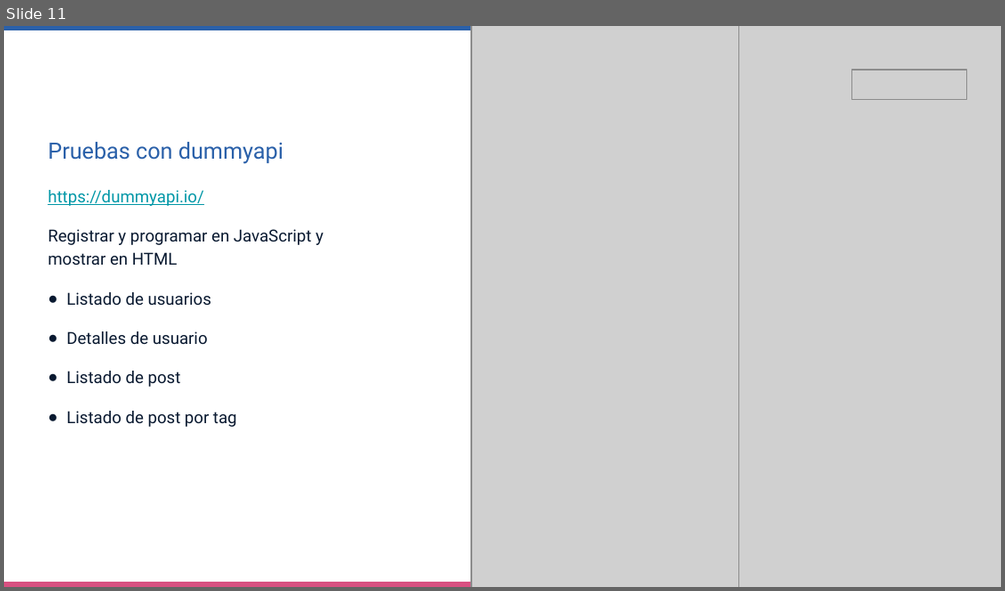
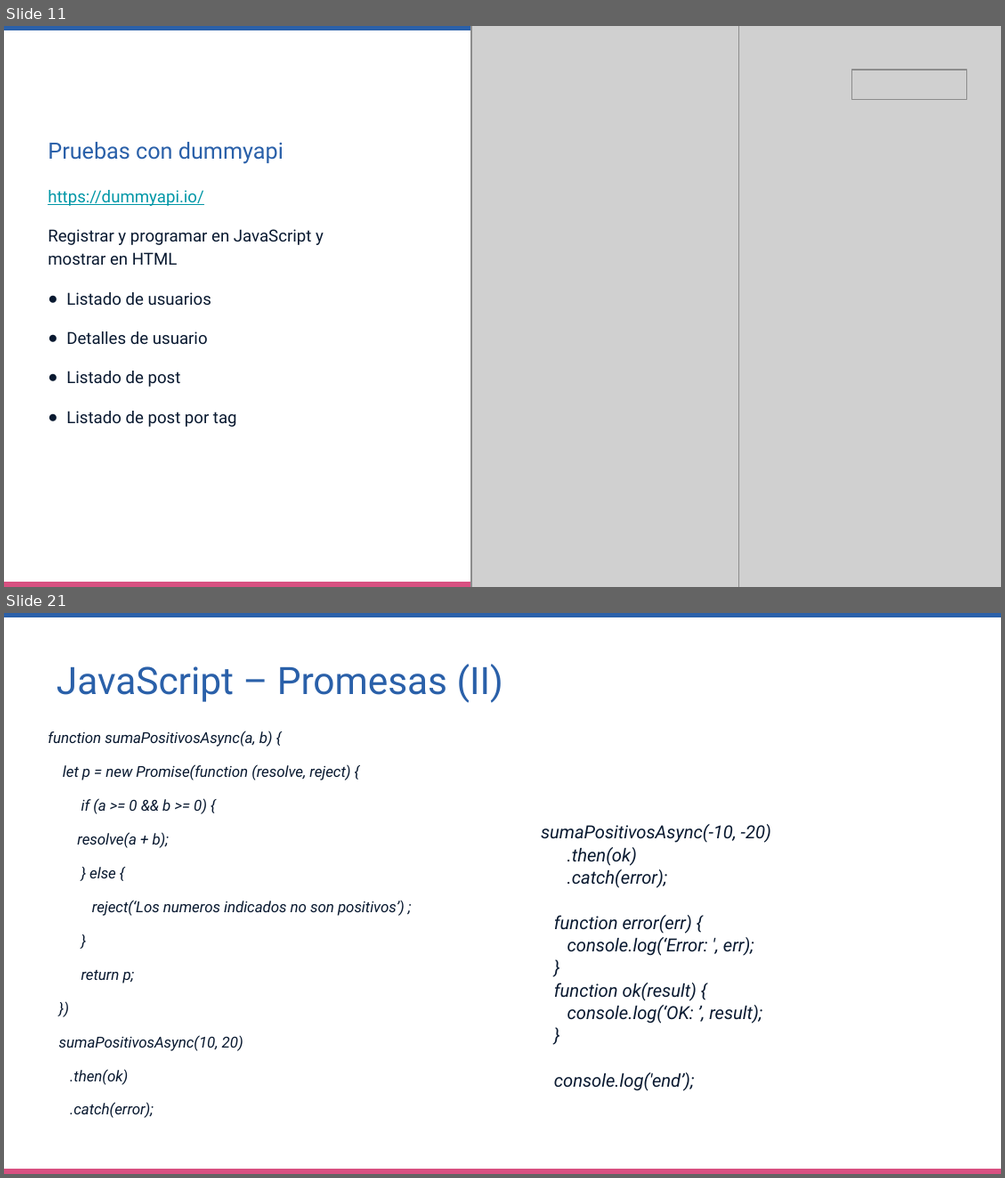
Before and after one commit to daaniad/jsAvanzado, a slide deck: 20221112_JavaScript_Avanzado_Promo3.pptx. Shown one above the other, each under a label of ours: slide 11 before the commit, slides 11 and 21 after it; the slides between them are not shown. The pictures are 1005x591 and 1005x1178 pixels, drawn with LibreOffice and Linux fonts; fonts in the diff are those of the drawing; grey boxes stand for pictures; background and template pictures are left out. Boxes give left, top, right and bottom in pixels: in the first picture for what was removed or moved away, otherwise in the second. Text is boxed around its words. In the diff, an @@ line names an element or a change of style, - is before the commit and + after.

```diff
--- a/20221112_JavaScript_Avanzado_Promo3.pptx
+++ b/20221112_JavaScript_Avanzado_Promo3.pptx
@@ slide 21 added at (x1=4, y1=613, x2=1001, y2=1174), background #FFFFFF; not listed: 2 template elements that a slide beside it also shows @@
@@ text added at (x1=57, y1=664, x2=503, y2=703), 27.3 pt, text #2A60A9 @@
+JavaScript – Promesas (II)
@@ text added at (x1=48, y1=730, x2=404, y2=1118), 10.8 pt, text #091930, italic @@
+function sumaPositivosAsync(a, b) {
+let p = new Promise(function (resolve, reject) {
+if (a >= 0 && b >= 0) {
+resolve(a + b);
+} else {
+reject(‘Los numeros indicados no son positivos’) ;
+}
+return p;
+})
+sumaPositivosAsync(10, 20)
+.then(ok)
+.catch(error);
@@ text added at (x1=541, y1=824, x2=771, y2=1091), 12.9 pt, text #091930, italic @@
+sumaPositivosAsync(-10, -20)
+.then(ok)
+.catch(error);
+function error(err) {
+console.log(‘Error: ', err);
+}
+function ok(result) {
+console.log(‘OK: ’, result);
+}
+console.log('end’);
```
Also in this commit, not shown: 11 other slides added.
